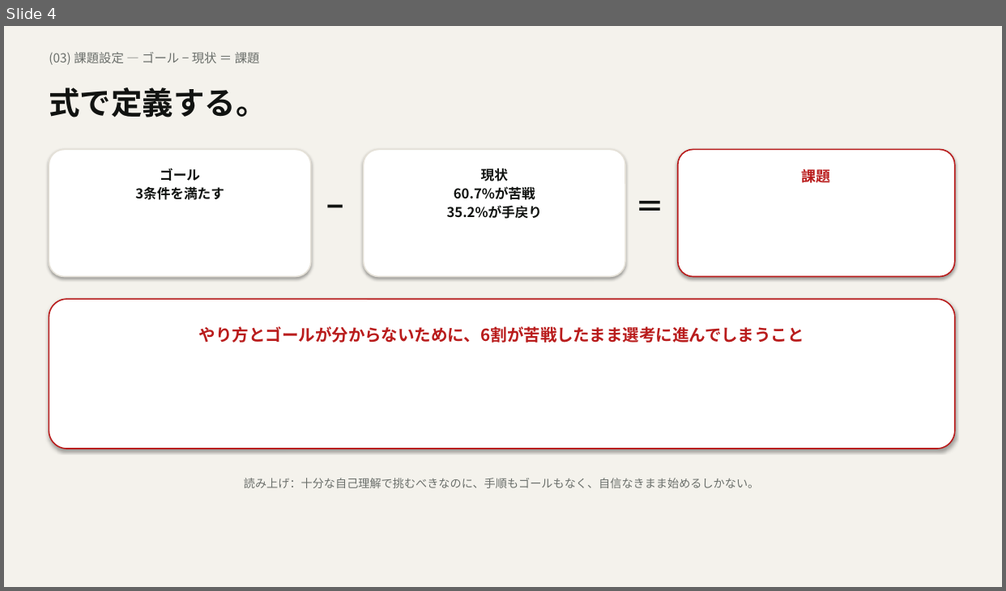
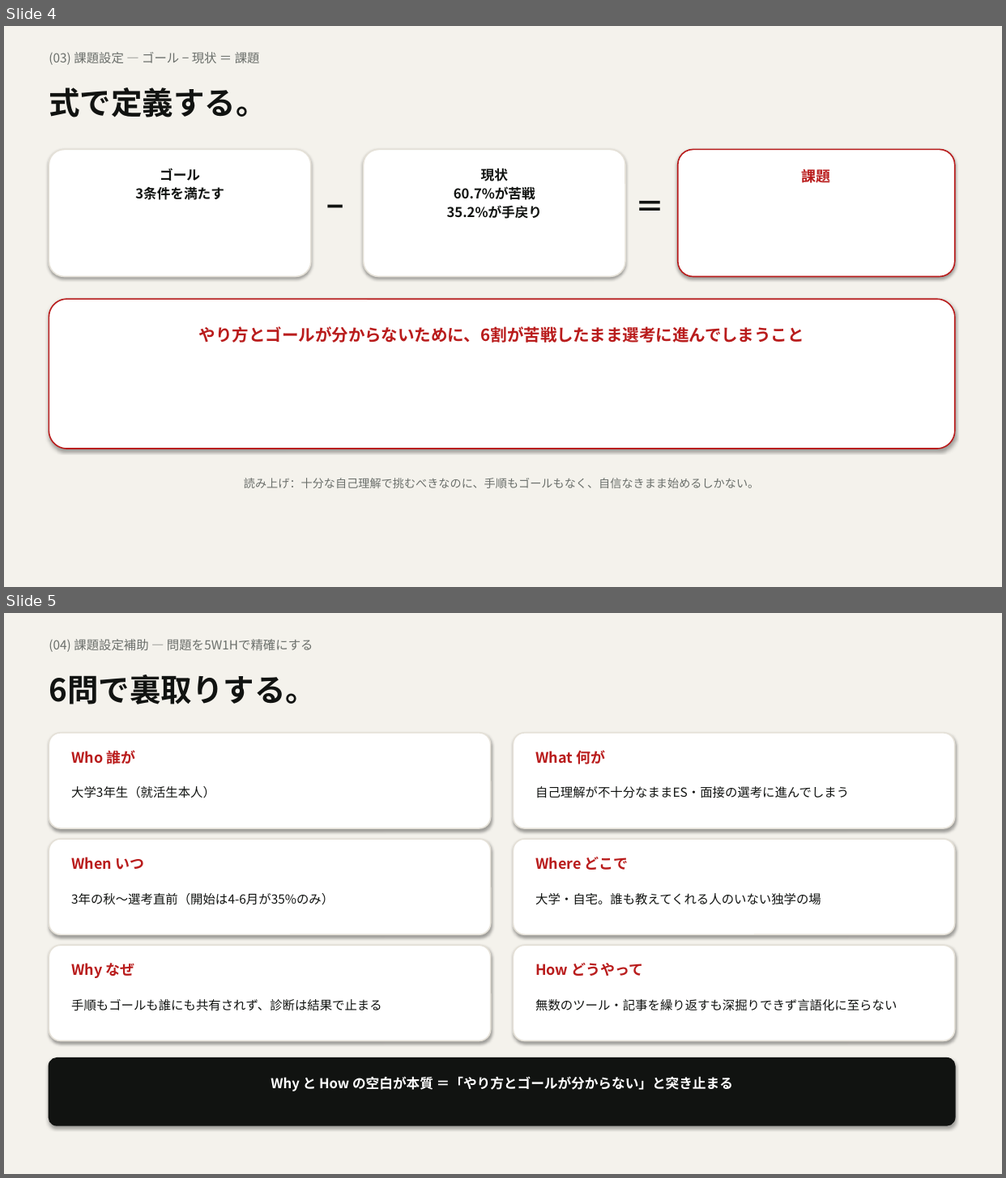
Before and after one commit to taku010201040/jibun-mayogo-2026, a slide deck: 課題設定・分析_Onda.pptx. Shown one above the other, each under a label of ours: slide 4 before the commit, slides 4 and 5 after it. The pictures are 1006x591 and 1006x1178 pixels, drawn with LibreOffice and Linux fonts; fonts in the diff are those of the drawing. Boxes give left, top, right and bottom in pixels: in the first picture for what was removed or moved away, otherwise in the second. Text is boxed around its words. In the diff, an @@ line names an element or a change of style, - is before the commit and + after.

```diff
--- a/課題設定・分析_Onda.pptx
+++ b/課題設定・分析_Onda.pptx
@@ slide 5 added at [4, 613, 1002, 1174], background #F4F2EC @@
@@ text added at [49, 639, 313, 652], 12 pt, text #6B6F6B @@
+(04) 課題設定補助 — 問題を5W1Hで精確にする
@@ text added at [49, 675, 317, 705], 30 pt, text #111311, bold @@
+6問で裏取りする。
@@ rounded rectangle added at [49, 733, 491, 828], fill #FFFFFF, outline #E5E1D8 1.25 pt @@
@@ rounded rectangle added at [513, 733, 955, 828], fill #FFFFFF, outline #E5E1D8 1.25 pt @@
@@ text added at [71, 750, 136, 764], 14 pt, text #B91C1C, bold @@
+Who 誰が
@@ text added at [535, 750, 605, 764], 14 pt, text #B91C1C, bold @@
+What 何が
@@ text added at [71, 786, 215, 798], 12 pt, text #111311 @@
+大学3年生（就活生本人）
@@ text added at [535, 786, 849, 798], 12 pt, text #111311 @@
+自己理解が不十分なままES・面接の選考に進んでしまう
@@ rounded rectangle added at [49, 839, 491, 935], fill #FFFFFF, outline #E5E1D8 1.25 pt @@
@@ rounded rectangle added at [513, 839, 955, 935], fill #FFFFFF, outline #E5E1D8 1.25 pt @@
@@ text added at [71, 857, 144, 870], 14 pt, text #B91C1C, bold @@
+When いつ
@@ text added at [535, 857, 628, 870], 14 pt, text #B91C1C, bold @@
+Where どこで
@@ text added at [71, 893, 334, 905], 12 pt, text #111311 @@
+3年の秋〜選考直前（開始は4-6月が35%のみ）
@@ text added at [535, 893, 821, 905], 12 pt, text #111311 @@
+大学・自宅。誰も教えてくれる人のいない独学の場
@@ rounded rectangle added at [49, 945, 491, 1041], fill #FFFFFF, outline #E5E1D8 1.25 pt @@
@@ rounded rectangle added at [513, 945, 955, 1041], fill #FFFFFF, outline #E5E1D8 1.25 pt @@
@@ text added at [71, 963, 135, 978], 14 pt, text #B91C1C, bold @@
+Why なぜ
@@ text added at [535, 963, 644, 976], 14 pt, text #B91C1C, bold @@
+How どうやって
@@ text added at [71, 999, 382, 1012], 12 pt, text #111311 @@
+手順もゴールも誰にも共有されず、診断は結果で止まる
@@ text added at [535, 999, 897, 1012], 12 pt, text #111311 @@
+無数のツール・記事を繰り返すも深掘りできず言語化に至らない
@@ rounded rectangle added at [49, 1059, 955, 1126], fill #111311, outline #111311 1.25 pt @@
@@ text added at [270, 1076, 733, 1092], 13 pt, text #FFFFFF, bold @@
+Why と How の空白が本質 ＝「やり方とゴールが分からない」と突き止まる
```
Also in this commit, not shown: 4 slides changed, 1 other file.
